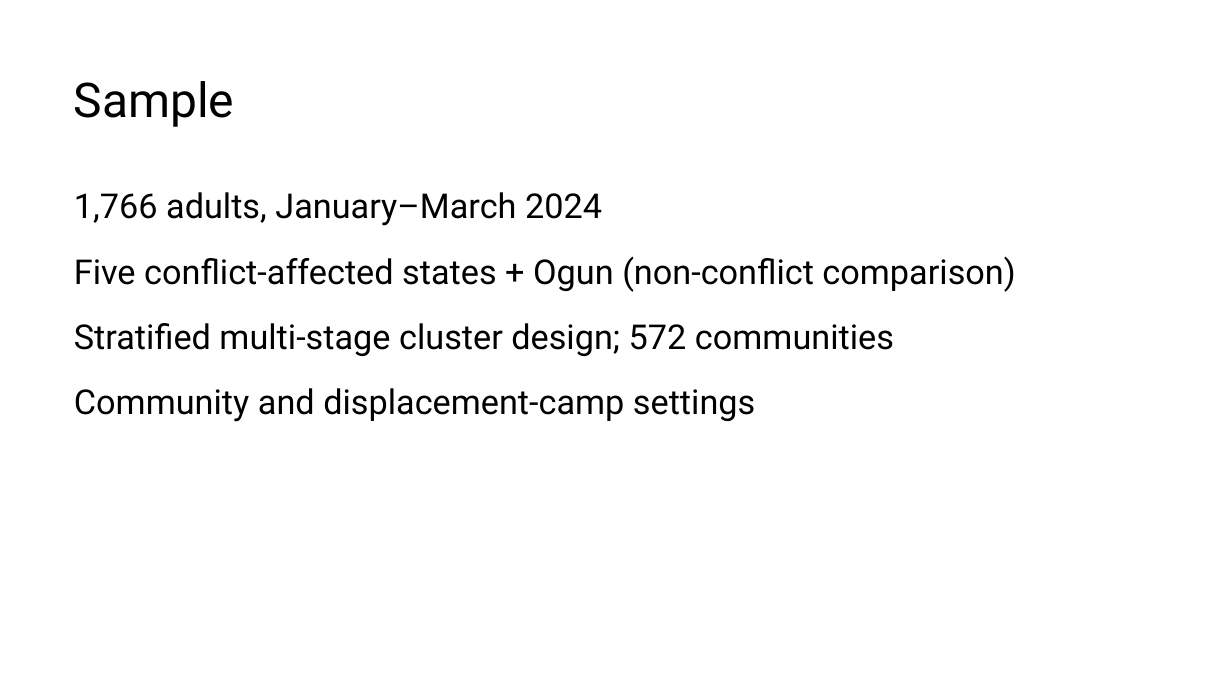
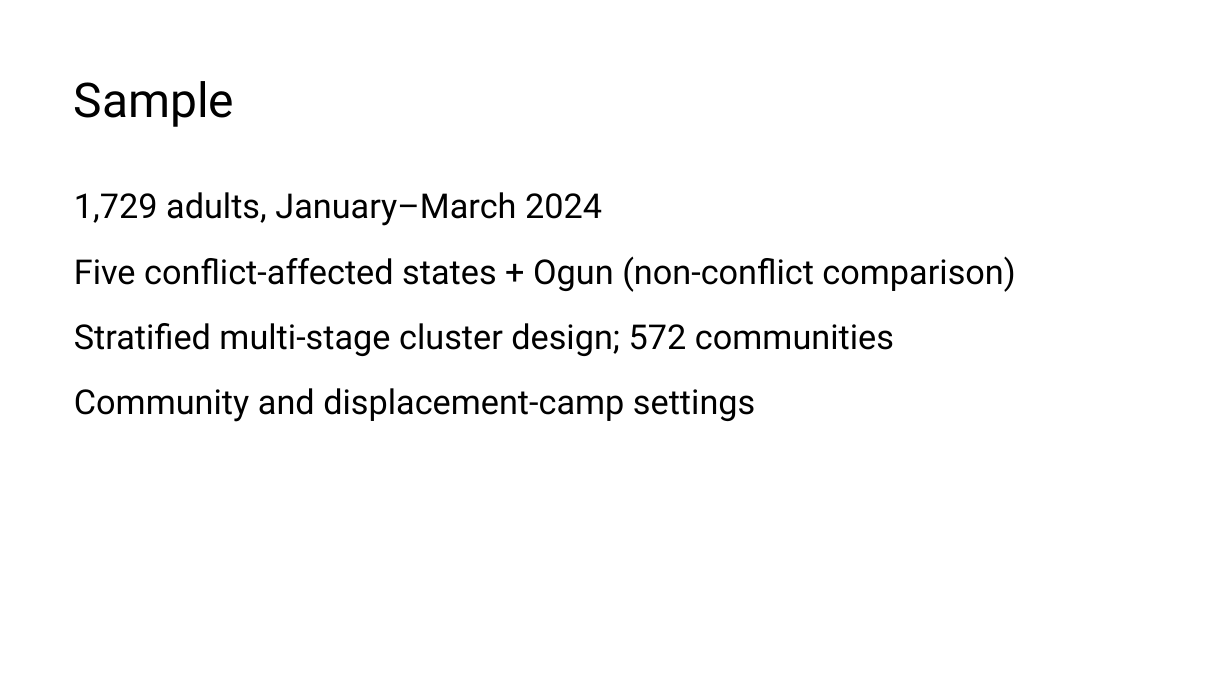
Before and after one commit to MrMoh19/speechify-personal, a slide deck: slide 6 of projects/marvin-stress-trauma/istss_trauma_saturation.pptx. Drawn at 1232x693 pixels with LibreOffice and Linux fonts; fonts in the diff are those of the drawing. Boxes give left, top, right and bottom in pixels: in the first picture for what was removed or moved away, otherwise in the second. Text is boxed around its words. In the diff, an @@ line names an element or a change of style, - is before the commit and + after.

```diff
--- a/projects/marvin-stress-trauma/istss_trauma_saturation.pptx
+++ b/projects/marvin-stress-trauma/istss_trauma_saturation.pptx
@@ text at box(74, 192, 602, 226): text changed @@
-1,766 adults, January–March 2024
+1,729 adults, January–March 2024
```
Also in this commit, not shown: 3 other slides changed, 2 other files.
